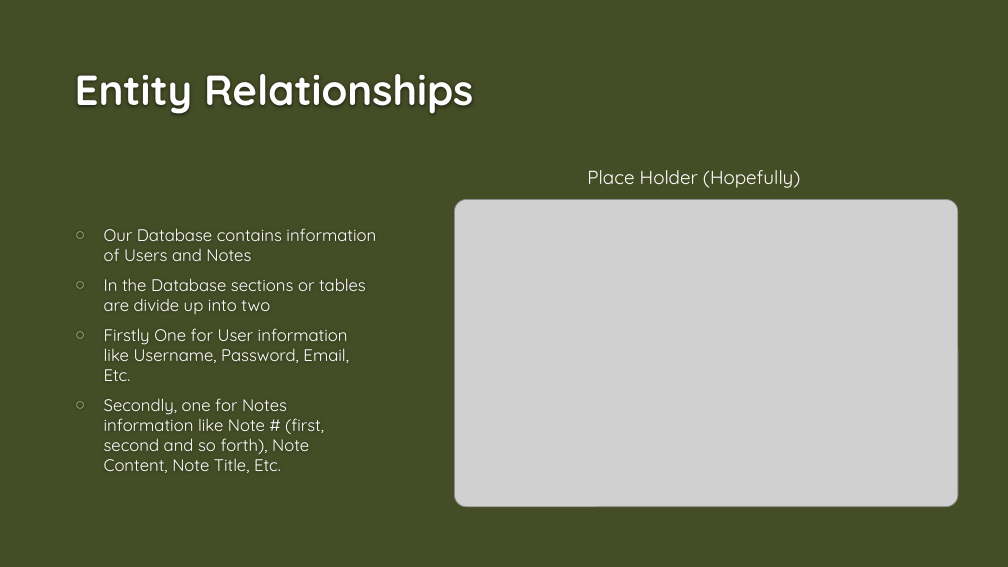
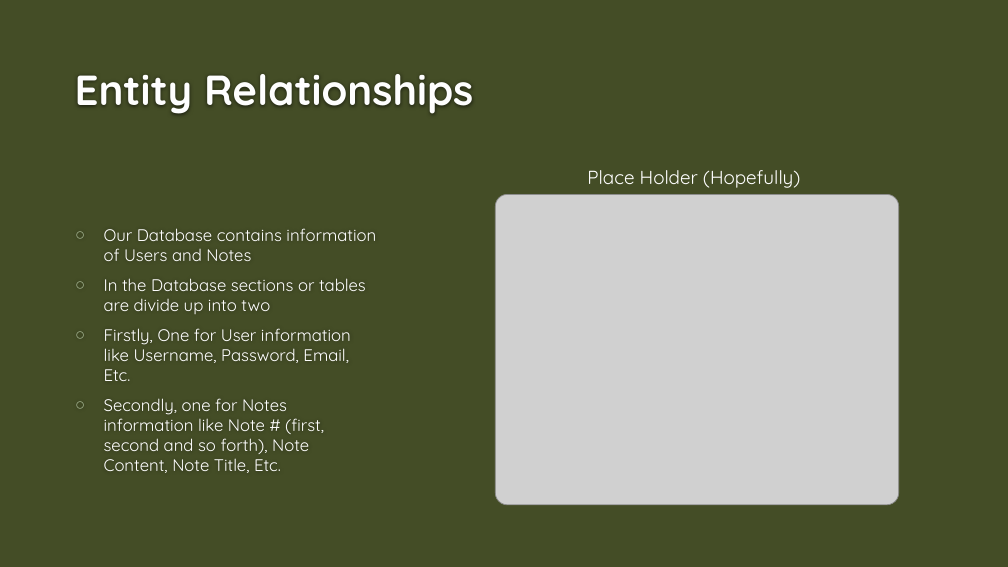
Before and after one commit to Dwaddle26/EncryptNotes, a slide deck: slide 5 of Phase 3 Documentation/Team_2_Presentation_3.pptx. Drawn at 1008x567 pixels with LibreOffice and Linux fonts; fonts in the diff are those of the drawing; grey boxes stand for pictures; background and template pictures are left out. Boxes give left, top, right and bottom in pixels: in the first picture for what was removed or moved away, otherwise in the second. Text is boxed around its words. In the diff, an @@ line names an element or a change of style, - is before the commit and + after.

Commit message:
Update slides to fit the requirements
Added back the slides that I deleted and added a bit more text to the slides.

```diff
--- a/Phase 3 Documentation/Team_2_Presentation_3.pptx
+++ b/Phase 3 Documentation/Team_2_Presentation_3.pptx
@@ picture: place and size @@
-picture at box(454, 200, 958, 507)
+picture at box(495, 194, 899, 505)
@@ text at box(104, 328, 351, 381): text changed @@
-○ Firstly One for User information like Username, Password, Email, Etc.
+○ Firstly, One for User information like Username, Password, Email, Etc.
```
Also in this commit, not shown: 1 other slide changed, 3 slides added.
